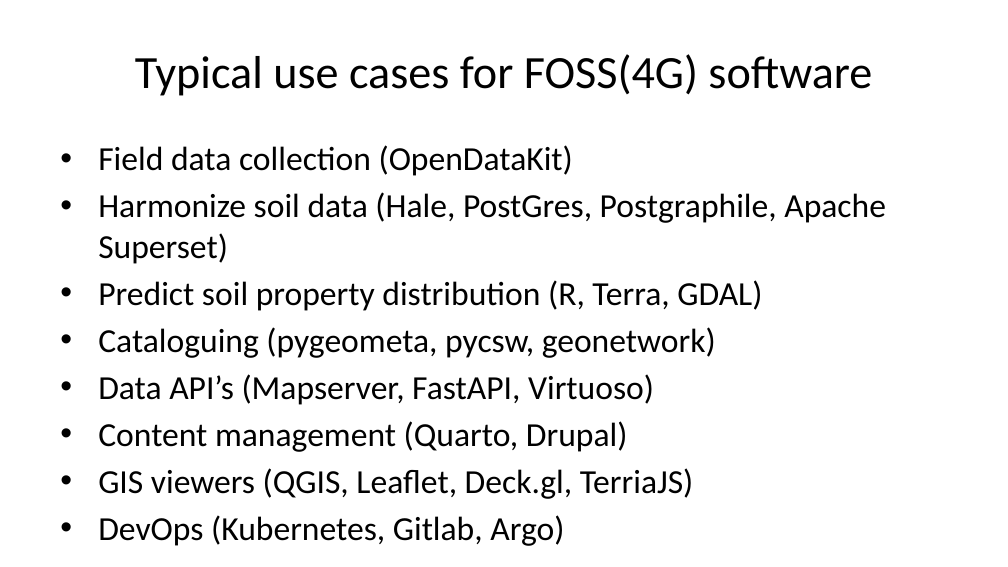
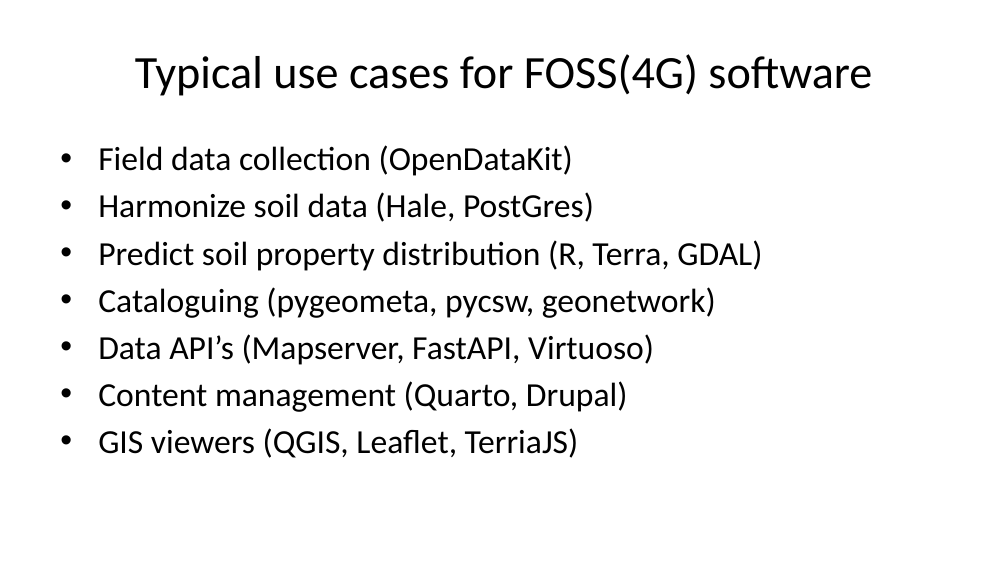
Before and after one commit to pvgenuchten/slides, a slide deck: slide 4 of slides/20250703-foss4gnl-opensource-at-isric.pptx. Drawn at 1008x567 pixels with LibreOffice and Linux fonts; fonts in the diff are those of the drawing. Boxes give left, top, right and bottom in pixels: in the first picture for what was removed or moved away, otherwise in the second. Text is boxed around its words. In the diff, an @@ line names an element or a change of style, - is before the commit and + after.

```diff
--- a/slides/20250703-foss4gnl-opensource-at-isric.pptx
+++ b/slides/20250703-foss4gnl-opensource-at-isric.pptx
@@ text at [98, 192, 594, 222]: text changed @@
-• Harmonize soil data (Hale, PostGres, Postgraphile, Apache Superset)
+• Harmonize soil data (Hale, PostGres)
@@ text at [98, 428, 579, 458]: text changed @@
-• GIS viewers (QGIS, Leaflet, Deck.gl, TerriaJS)
-• DevOps (Kubernetes, Gitlab, Argo)
+• GIS viewers (QGIS, Leaflet, TerriaJS)
```
Also in this commit, not shown: 10 other slides changed, 1 slide added, 2 slides removed, 8 other files.
